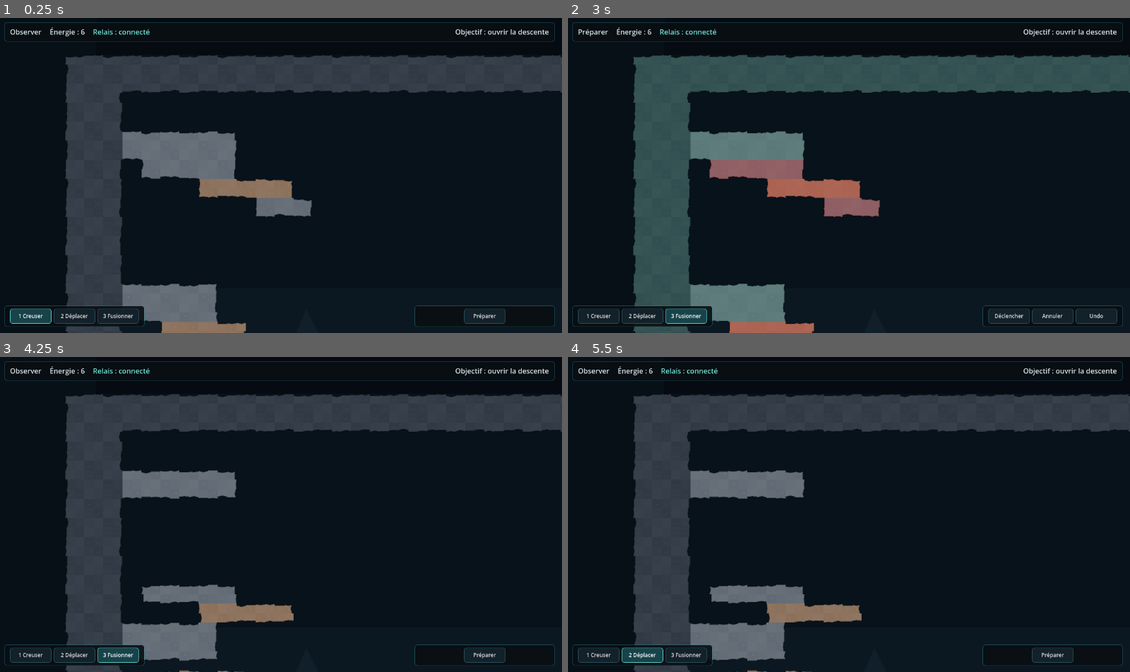
Above: before the commit, frames 1-4 (two rows, left to right).
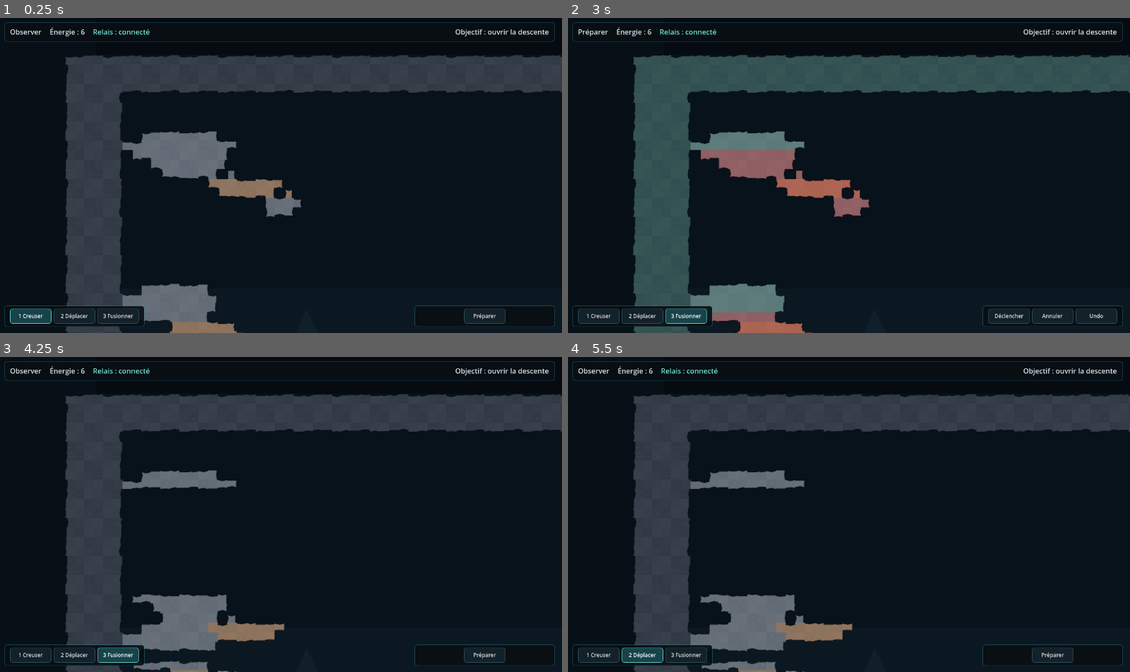
Above: after the commit, the same moments.

Repository: devjonathan1999-del/Project-Digger
Game: Godot game, scene res://scenes/main.tscn
Same seed, same stepped clock (60 frames per second), same inputs: the game is played once before the commit and once after it.
Inputs:
- Up to frame 1 (0.25 s): no input
- Up to frame 2 (3 s): click "1 Creuser" at 0.5 s; click "2 Déplacer" at 1.25 s; click "3 Fusionner" at 2 s; click "Préparer" at 2.75 s
- Up to frame 3 (4.25 s): click "Déclencher" at 3.5 s
- Up to frame 4 (5.5 s): click "1 Creuser" at 4.25 s; click "2 Déplacer" at 5 s

The runs differ from the first frame. In frame 1, 1.7% of the frame differs, in the area x 21-56%, y 35-100%; in frame 2, 2.5%; in frame 3, 4.5%, in the area x 21-53%, y 35-100%; in frame 4, 4.5%.

Commit message:
feat: erode Helix shelves into irregular cave forms

Diff:
--- a/src/content/vertical_slice_layout.gd
+++ b/src/content/vertical_slice_layout.gd
@@ -16,28 +16,50 @@
 func build() -> Dictionary:
     var model := TerrainModel.new(WIDTH, HEIGHT)
 
-    # Anchored outer geology.
+    # Anchored outer geology. The thick logical shell remains simple and
+    # dependable; organic presentation is handled by the renderer/backdrop.
     _fill_rect(model, Rect2i(0, 0, 6, HEIGHT), &"rock_dense")
     _fill_rect(model, Rect2i(58, 0, 6, HEIGHT), &"rock_dense")
     _fill_rect(model, Rect2i(6, 0, 52, 4), &"rock_dense")
 
-    # Entrance pocket: stepped common/fragile ledges instead of a flat band.
+    # Entrance pocket: overlapping, hand-eroded shelves create a natural
+    # descending silhouette instead of four clean rectangular bands.
     _fill_rect(model, Rect2i(6, 8, 12, 3), &"rock_common")
     _fill_rect(model, Rect2i(8, 11, 10, 2), &"rock_common")
     _fill_rect(model, Rect2i(14, 13, 10, 2), &"rock_fragile")
     _fill_rect(model, Rect2i(20, 15, 6, 2), &"rock_common")
+    _carve_cells(model, [
+        Vector2i(6, 8), Vector2i(7, 8), Vector2i(16, 8), Vector2i(17, 8),
+        Vector2i(6, 10), Vector2i(17, 10),
+        Vector2i(8, 11), Vector2i(17, 11), Vector2i(8, 12), Vector2i(9, 12), Vector2i(16, 12),
+        Vector2i(14, 13), Vector2i(23, 13), Vector2i(14, 14), Vector2i(15, 14), Vector2i(22, 14),
+        Vector2i(20, 15), Vector2i(25, 15), Vector2i(20, 16), Vector2i(24, 16), Vector2i(25, 16),
+    ])
 
     # Left chamber shelves and stabilizer deposit.
     _fill_rect(model, Rect2i(6, 24, 10, 4), &"rock_common")
     _fill_rect(model, Rect2i(10, 28, 9, 3), &"rock_fragile")
     _fill_rect(model, Rect2i(12, 31, 7, 2), &"stabilizer")
     _fill_rect(model, Rect2i(6, 34, 12, 3), &"rock_common")
+    _carve_cells(model, [
+        Vector2i(6, 24), Vector2i(7, 24), Vector2i(15, 24), Vector2i(6, 27), Vector2i(15, 27),
+        Vector2i(10, 28), Vector2i(18, 28), Vector2i(10, 30), Vector2i(11, 30), Vector2i(17, 30),
+        Vector2i(12, 31), Vector2i(18, 31), Vector2i(12, 32), Vector2i(17, 32), Vector2i(18, 32),
+        Vector2i(6, 34), Vector2i(7, 34), Vector2i(17, 34), Vector2i(6, 36), Vector2i(16, 36), Vector2i(17, 36),
+    ])
 
-    # Central chamber framing.
+    # Central chamber framing. These broad shelves retain enough mass to read
+    # clearly while their edges are cut into asymmetric geological shoulders.
     _fill_rect(model, Rect2i(18, 38, 8, 4), &"rock_common")
     _fill_rect(model, Rect2i(41, 30, 17, 4), &"rock_common")
     _fill_rect(model, Rect2i(44, 34, 14, 3), &"rock_fragile")
     _fill_rect(model, Rect2i(46, 50, 12, 5), &"rock_common")
+    _carve_cells(model, [
+        Vector2i(18, 38), Vector2i(19, 38), Vector2i(25, 38), Vector2i(18, 41), Vector2i(24, 41), Vector2i(25, 41),
+        Vector2i(41, 30), Vector2i(42, 30), Vector2i(56, 30), Vector2i(57, 30), Vector2i(41, 33), Vector2i(57, 33),
+        Vector2i(44, 34), Vector2i(45, 34), Vector2i(57, 34), Vector2i(44, 36), Vector2i(56, 36), Vector2i(57, 36),
+        Vector2i(46, 50), Vector2i(47, 50), Vector2i(57, 50), Vector2i(46, 54), Vector2i(56, 54), Vector2i(57, 54),
+    ])
 
     # Dense blocking formation and stable side masses.
     _fill_rect(model, Rect2i(26, 40, 5, 32), &"rock_dense")
@@ -66,6 +88,12 @@
     _fill_rect(model, Rect2i(41, 58, 17, 6), &"rock_common")
     _fill_rect(model, Rect2i(8, 64, 16, 8), &"rock_dense")
     _fill_rect(model, Rect2i(41, 64, 17, 8), &"rock_dense")
+    _carve_cells(model, [
+        Vector2i(6, 58), Vector2i(7, 58), Vector2i(22, 58), Vector2i(23, 58), Vector2i(6, 63), Vector2i(23, 63),
+        Vector2i(41, 58), Vector2i(42, 58), Vector2i(56, 58), Vector2i(57, 58), Vector2i(41, 63), Vector2i(57, 63),
+        Vector2i(8, 64), Vector2i(9, 64), Vector2i(22, 64), Vector2i(23, 64),
+        Vector2i(41, 64), Vector2i(42, 64), Vector2i(56, 64), Vector2i(57, 64),
+    ])
 
     return {
         "model": model,
@@ -82,3 +110,7 @@
     for y in range(rect.position.y, rect.end.y):
         for x in range(rect.position.x, rect.end.x):
             model.set_cell(Vector2i(x, y), TerrainCell.new(material_id))
+
+func _carve_cells(model: TerrainModel, cells: Array[Vector2i]) -> void:
+    for pos in cells:
+        model.set_cell(pos, null)
